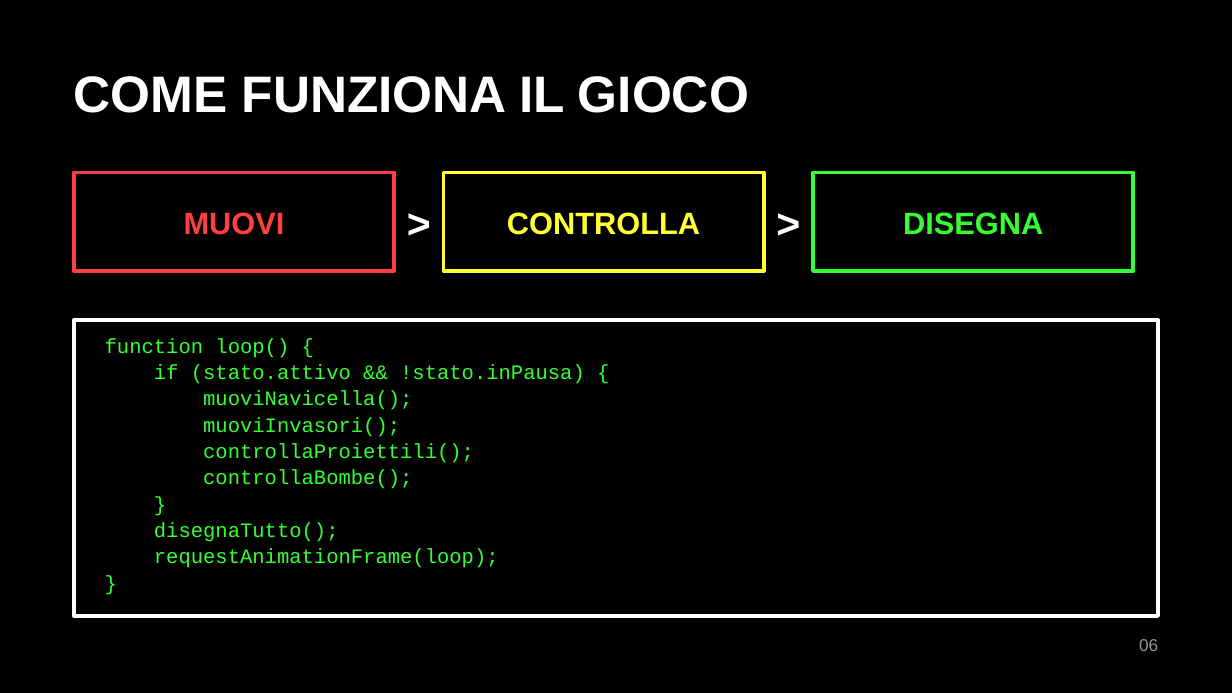
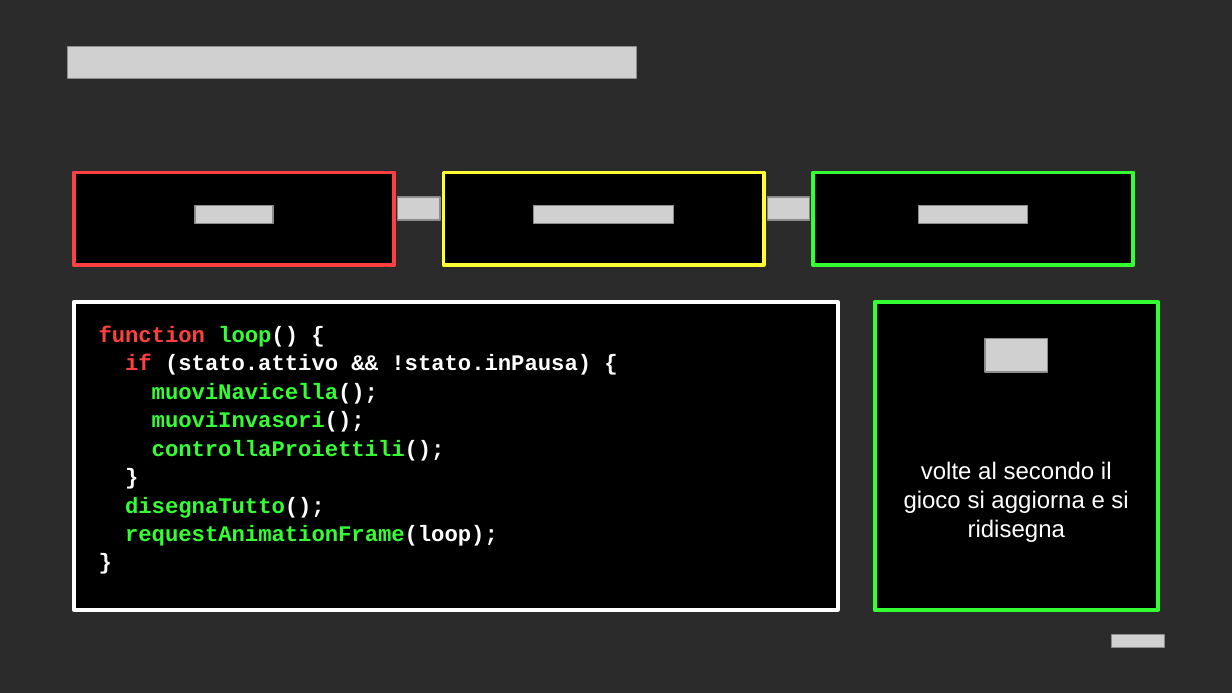
Before and after one commit to EliseyRotar/progetto-tps-arcade-games, a slide deck: slide 6 of consegna/Space Invaders - Presentazione.pptx. Drawn at 1232x693 pixels with LibreOffice and Linux fonts; fonts in the diff are those of the drawing; grey boxes stand for pictures; background and template pictures are left out; a plain dark background stands for a picture behind light text. Boxes give left, top, right and bottom in pixels: in the first picture for what was removed or moved away, otherwise in the second. Text is boxed around its words. In the diff, an @@ line names an element or a change of style, - is before the commit and + after.

```diff
--- a/consegna/Space Invaders - Presentazione.pptx
+++ b/consegna/Space Invaders - Presentazione.pptx
@@ background #000000 to picture (left out) @@
@@ picture added at [68, 47, 637, 79] @@
@@ text removed at [74, 76, 749, 113] @@
-COME FUNZIONA IL GIOCO
@@ rectangle: place and size @@
-rectangle at [74, 172, 394, 271]
+rectangle at [74, 172, 394, 265]
@@ text removed at [394, 172, 444, 271] @@
->
@@ rectangle: place and size @@
-rectangle at [444, 172, 764, 271]
+rectangle at [444, 172, 764, 265]
@@ text removed at [764, 172, 813, 271] @@
->
@@ rectangle: place and size @@
-rectangle at [813, 172, 1133, 271]
+rectangle at [813, 172, 1133, 265]
@@ picture added at [195, 206, 274, 224] @@
@@ picture added at [398, 197, 440, 221] @@
@@ picture added at [533, 206, 674, 224] @@
@@ picture added at [768, 197, 809, 221] @@
@@ picture added at [919, 206, 1029, 224] @@
@@ text removed at [184, 212, 285, 235] @@
-MUOVI
@@ text removed at [507, 212, 700, 235] @@
-CONTROLLA
@@ text removed at [903, 212, 1043, 235] @@
-DISEGNA
@@ fill none to #000000 in 4 elements at [74, 172, 394, 265], [813, 172, 1133, 265], [444, 172, 764, 265], [74, 302, 838, 610] @@
@@ rectangle: place and size @@
-rectangle at [74, 320, 1158, 616]
+rectangle at [74, 302, 838, 610]
@@ text "function loop() {": place and size @@
-text "function loop() {" at [105, 338, 585, 568]
+text "function loop() {" at [99, 326, 591, 546]
@@ text "function loop() {" at [99, 326, 591, 546]: size 12 to 13 pt, bold on; text colour #33FF33 to #FF4040 in "function", "if"; text colour #33FF33 to #FFFFFF in "loop() {", "(stato.attivo && !stato.inPausa) {", "muoviNavicella();", "muoviInvasori();" and 5 more places @@
@@ rectangle added at [875, 302, 1158, 610], fill #000000, outline #33FF33 2.25 pt @@
@@ picture added at [984, 339, 1047, 372] @@
@@ text at [203, 470, 412, 489]: paragraph removed @@
-controllaBombe();
@@ text added at [904, 461, 1128, 542], 14 pt, text #FFFFFF @@
+volte al secondo il gioco si aggiorna e si ridisegna
@@ picture added at [1111, 634, 1164, 647] @@
@@ text removed at [1139, 639, 1158, 651] @@
-06
```
Also in this commit, not shown: 9 other slides changed, 1 slide added, 1 slide removed, 8 other files.
